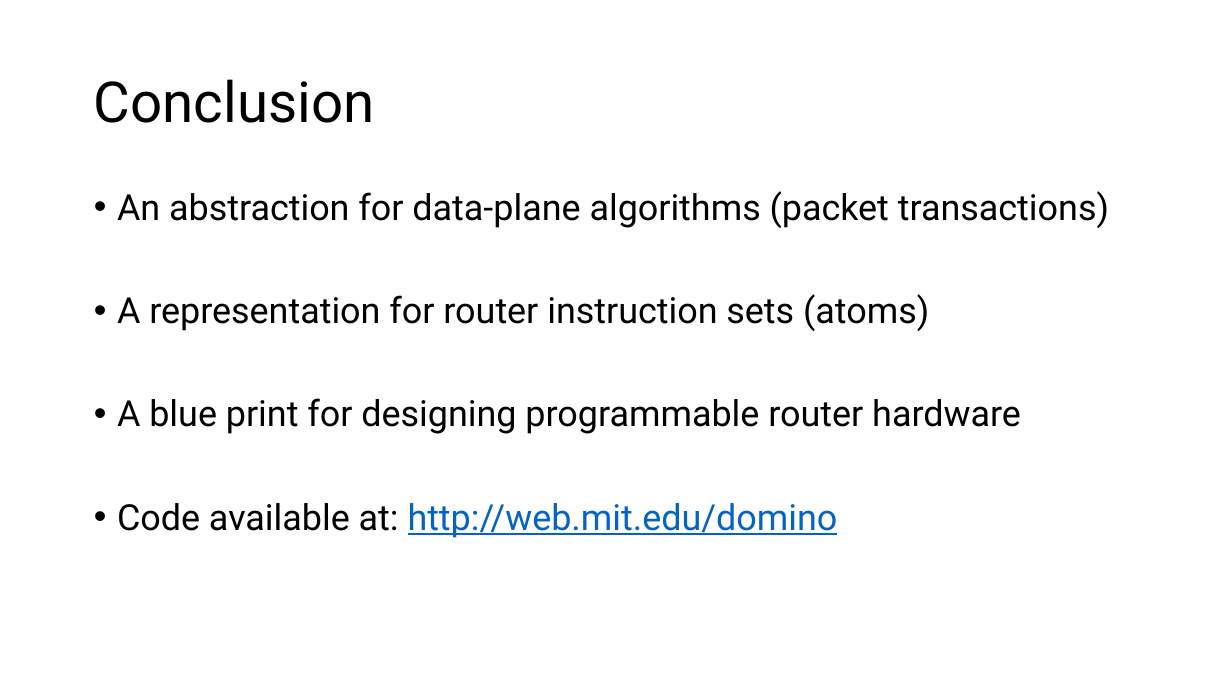
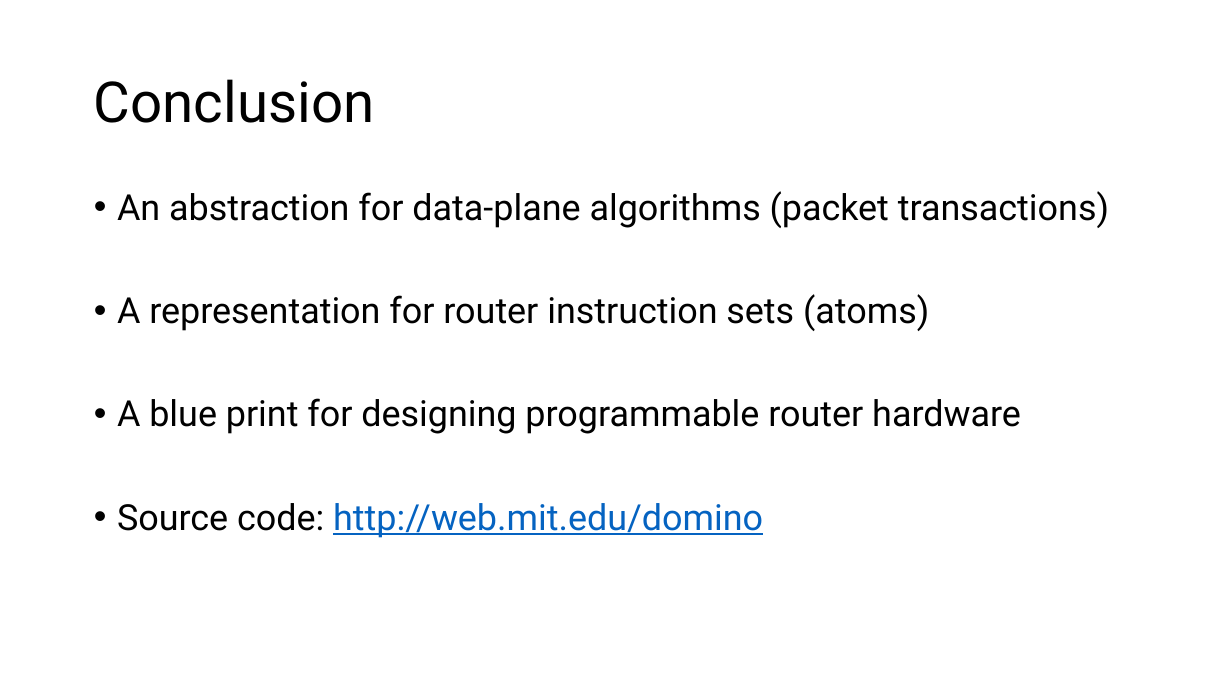
Before and after one commit to anirudhSK/pifo-domino-marple-ppts, a slide deck: slide 27 of domino_sigcomm.pptx. Drawn at 1232x693 pixels with LibreOffice and Linux fonts; fonts in the diff are those of the drawing. Boxes give left, top, right and bottom in pixels: in the first picture for what was removed or moved away, otherwise in the second. Text is boxed around its words. In the diff, an @@ line names an element or a change of style, - is before the commit and + after.

```diff
--- a/domino_sigcomm.pptx
+++ b/domino_sigcomm.pptx
@@ text at [117, 503, 763, 538]: text changed @@
-• Code available at: http://web.mit.edu/domino
+• Source code: http://web.mit.edu/domino
```
Also in this commit, not shown: 6 other slides changed, 1 slide added.
